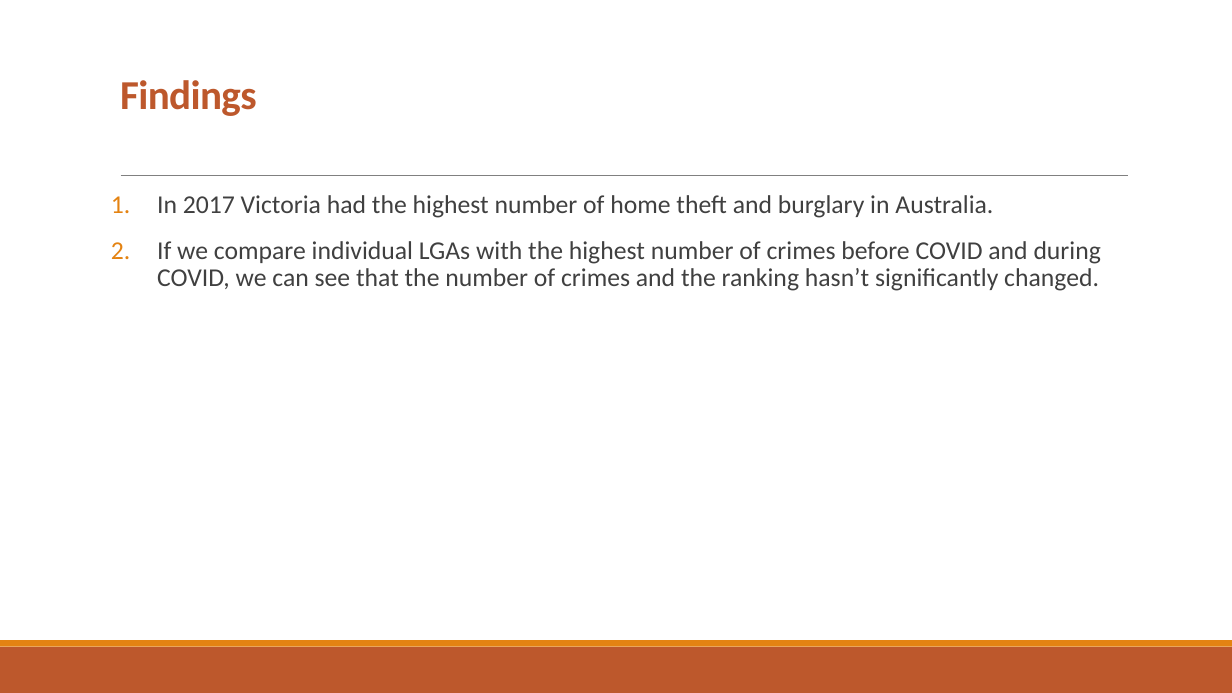
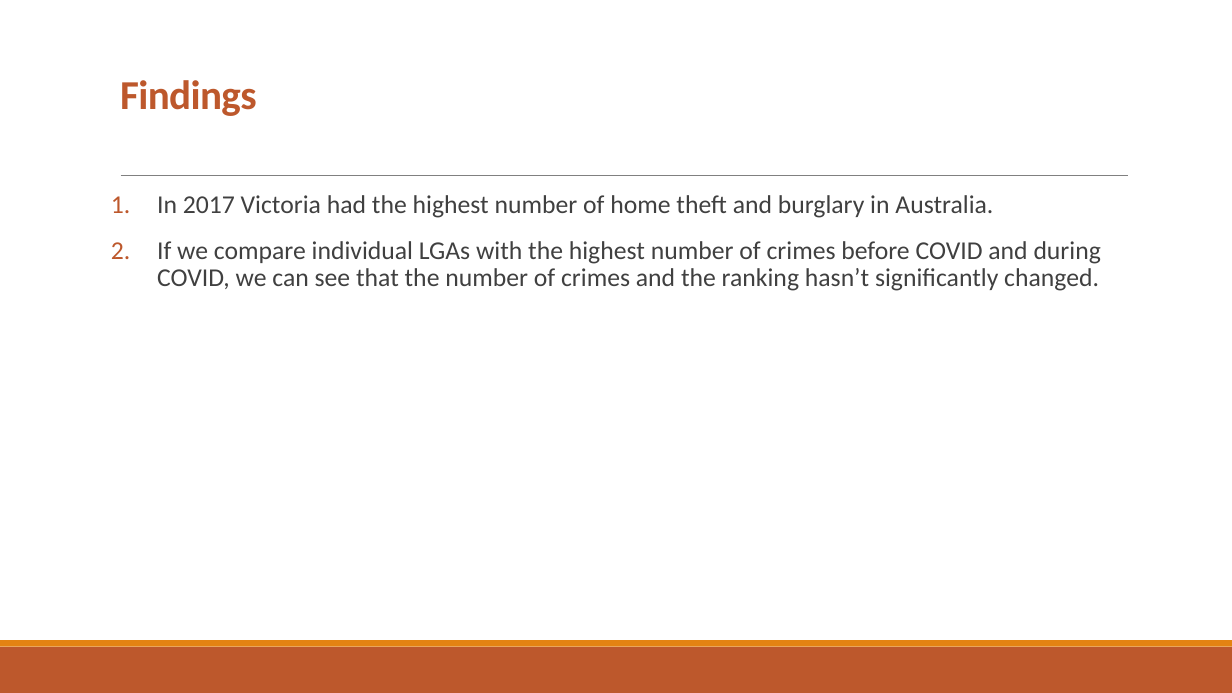
Before and after one commit to PhuongTieuOp/project3, a slide deck: slide 8 of Victoria Crime Data Visualization3.pptx (slide 9 before the commit). Drawn at 1232x693 pixels with LibreOffice and Linux fonts; fonts in the diff are those of the drawing. Boxes give left, top, right and bottom in pixels: in the first picture for what was removed or moved away, otherwise in the second. Text is boxed around its words. In the diff, an @@ line names an element or a change of style, - is before the commit and + after.

```diff
--- a/Victoria Crime Data Visualization3.pptx
+++ b/Victoria Crime Data Visualization3.pptx
@@ text "In 2017 Victoria had the ..." at bbox=[157, 195, 1101, 291]: bullet colour #E48312 to #BD582C @@
```
Also in this commit, not shown: 6 other slides changed, 1 slide removed.
